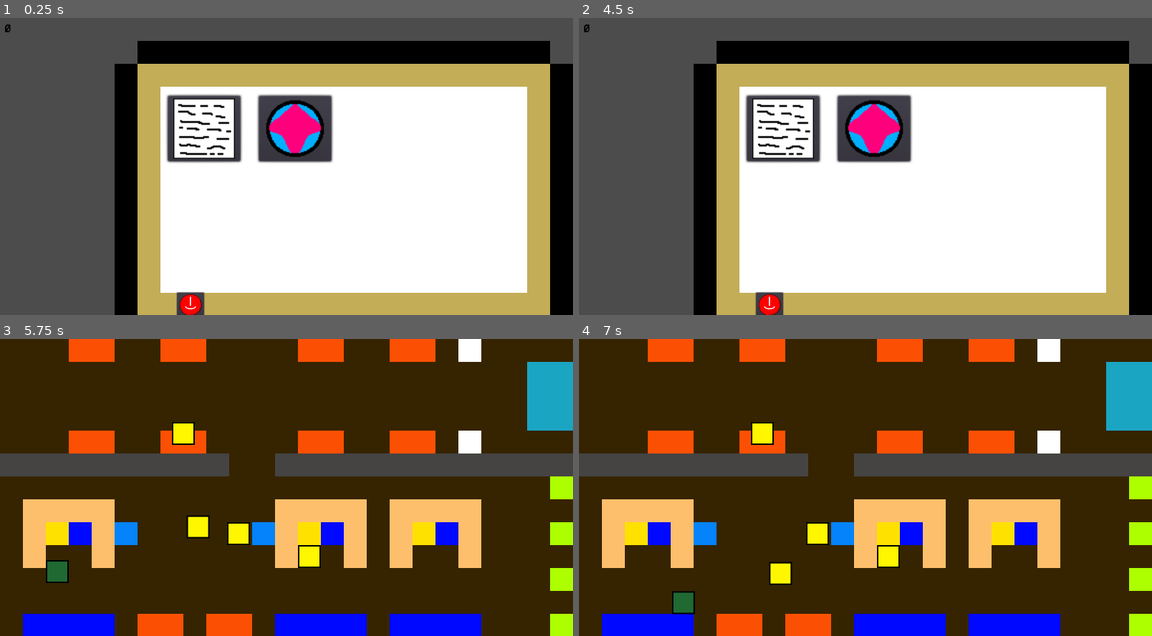
Above: before the commit, frames 1-4 (two rows, left to right).
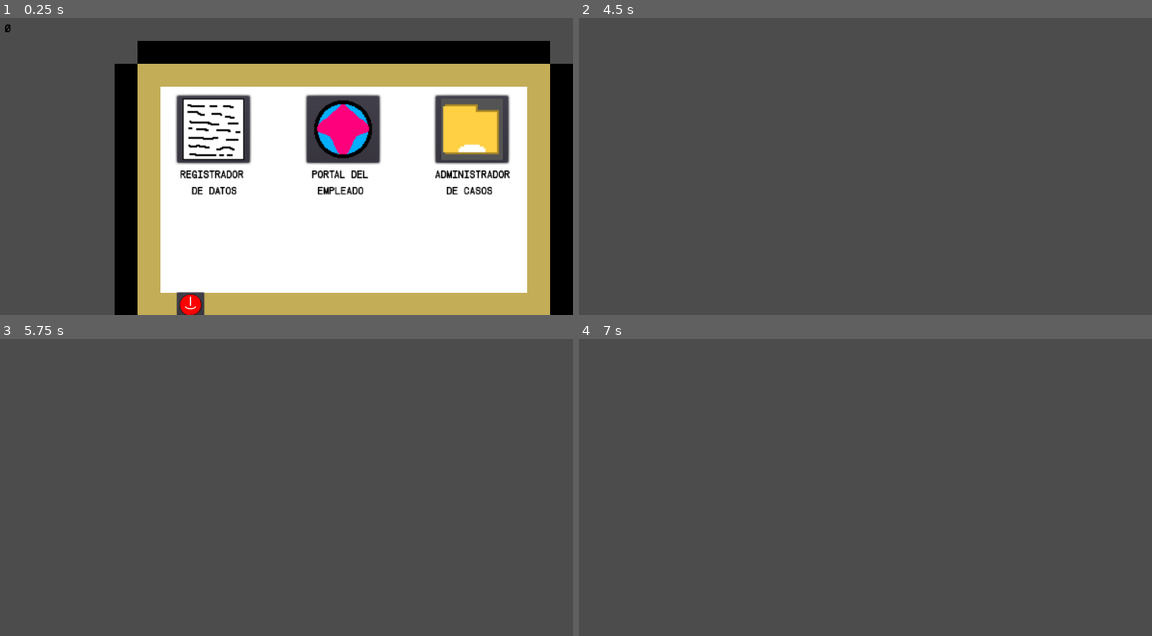
Above: after the commit, the same moments.

Repository: Gonfer73/Proyectx1
Game: Godot game, scene res://SCENES/computer.tscn
Two runs of this game, one before a commit and one after it. Both use one fixed random seed, a clock stepped at 60 frames per second and the inputs below. This scene is started directly instead of the project's main scene.
Inputs (mouse positions are in pixels of both pictures, inside the frame that each line leads up to; where the layout moved, square brackets give the same spot in the first picture):
- Up to frame 1 (0.25 s): no input
- Up to frame 2 (4.5 s): click (791, 127) [785, 127] at 0.5 s; click (1123, 291) at 1.25 s; click (922, 127) [871, 127] at 2 s; click (1014, 86) at 2.77 s; type "Alex" at 2.85 s; click (1014, 163) at 3 s; type "Alex" at 3.08 s; click (1014, 252) at 3.23 s; type "Alex" at 3.32 s; click (1123, 291) at 3.5 s; click (1048, 127) at 4.25 s, where only the run after the commit has a clickable "ADMINISTRADOR DE CASOS"
- Up to frame 3 (5.75 s): click (189, 627) at 5.02 s
- Up to frame 4 (7 s): tap Enter (ui_accept) at 5.75, 6.02, 6.77 s; hold Right (right_move) 5.78-6.53 s; hold Shift (acelareta) 5.78-6.53 s; hold Down (down_move) from 6.53 s (still down); tap E (action) at 6.6 s

The runs differ from the first frame. In frame 1, 11% of the frame differs, in the area x 29-89%, y 25-60%; in frame 2, 71%; in frame 3, 93%, in the area x 0-100%, y 0-100%; in frame 4, 93%.

Commit message:
Updated files

Diff:
--- /dev/null
+++ b/SCENES/app_3.tscn
@@ -0,0 +1,3 @@
+[gd_scene format=2]
+
+[node name="app_3" type="Node2D"]
--- a/SCENES/computer.tscn
+++ b/SCENES/computer.tscn
@@ -7,8 +7,13 @@
 [ext_resource path="res://SPRITES/icon_app_1.png" type="Texture" id=5]
 [ext_resource path="res://SPRITES/icon_app_2-1.png" type="Texture" id=6]
 [ext_resource path="res://SPRITES/Instruction Bold.otf" type="DynamicFontData" id=7]
+[ext_resource path="res://SPRITES/app_3_icon.png" type="Texture" id=8]
 
 [sub_resource type="DynamicFont" id=1]
+size = 10
+font_data = ExtResource( 7 )
+
+[sub_resource type="DynamicFont" id=2]
 font_data = ExtResource( 7 )
 
 [node name="computer" type="Node2D"]
@@ -35,23 +40,72 @@
 }
 
 [node name="button_app_1" type="Button" parent="."]
-margin_left = 467.925
+margin_left = 493.748
 margin_top = 216.656
-margin_right = 543.925
+margin_right = 569.748
 margin_bottom = 286.656
-rect_scale = Vector2( 2.68396, 2.62997 )
+rect_scale = Vector2( 2.684, 2.684 )
 icon = ExtResource( 5 )
 __meta__ = {
 "_edit_use_anchors_": false
 }
 
+[node name="app_1_lb" type="Label" parent="button_app_1"]
+margin_left = 3.81969
+margin_top = 74.2712
+margin_right = 103.82
+margin_bottom = 121.271
+custom_fonts/font = SubResource( 1 )
+custom_colors/font_color = Color( 0, 0, 0, 1 )
+text = "REGISTRADOR
+  DE DATOS"
+__meta__ = {
+"_edit_use_anchors_": false
+}
+
 [node name="button_app_2" type="Button" parent="."]
-margin_left = 721.601
+margin_left = 856.0
 margin_top = 216.656
-margin_right = 797.601
+margin_right = 932.0
 margin_bottom = 286.656
-rect_scale = Vector2( 2.68396, 2.62997 )
+rect_scale = Vector2( 2.684, 2.684 )
 icon = ExtResource( 6 )
+__meta__ = {
+"_edit_use_anchors_": false
+}
+
+[node name="app_2_lb" type="Label" parent="button_app_2"]
+margin_left = 5.96124
+margin_top = 74.2712
+margin_right = 105.961
+margin_bottom = 121.271
+custom_fonts/font = SubResource( 1 )
+custom_colors/font_color = Color( 0, 0, 0, 1 )
+text = "	PORTAL DEL
+	 EMPLEADO"
+__meta__ = {
+"_edit_use_anchors_": false
+}
+
+[node name="button_app_3" type="Button" parent="."]
+margin_left = 1216.0
+margin_top = 216.656
+margin_right = 1292.0
+margin_bottom = 286.656
+rect_scale = Vector2( 2.684, 2.684 )
+icon = ExtResource( 8 )
+__meta__ = {
+"_edit_use_anchors_": false
+}
+
+[node name="app_3_lb" type="Label" parent="button_app_3"]
+margin_top = 74.2712
+margin_right = 100.0
+margin_bottom = 121.271
+custom_fonts/font = SubResource( 1 )
+custom_colors/font_color = Color( 0, 0, 0, 1 )
+text = "	ADMINISTRADOR
+  DE CASOS"
 __meta__ = {
 "_edit_use_anchors_": false
 }
@@ -72,3 +126,4 @@
 [connection signal="pressed" from="button_off" to="." method="_on_button_off_pressed"]
 [connection signal="pressed" from="button_app_1" to="." method="_on_button_app_1_pressed"]
 [connection signal="pressed" from="button_app_2" to="." method="_on_button_app_2_pressed"]
+[connection signal="pressed" from="button_app_3" to="." method="_on_button_app_3_pressed"]
Not shown: 2 places in SCENES/computer.tscn that only renumber resources
